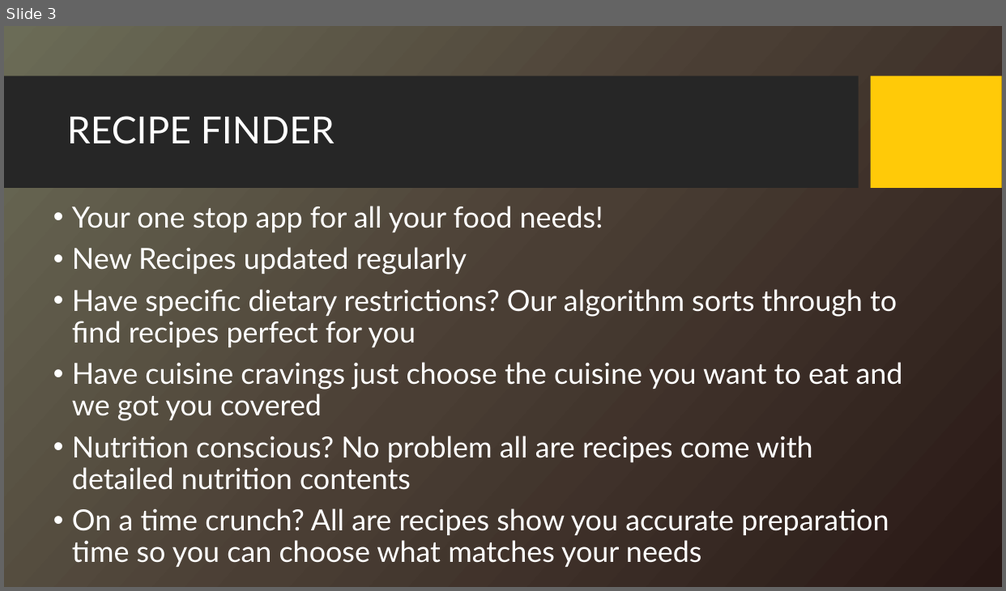
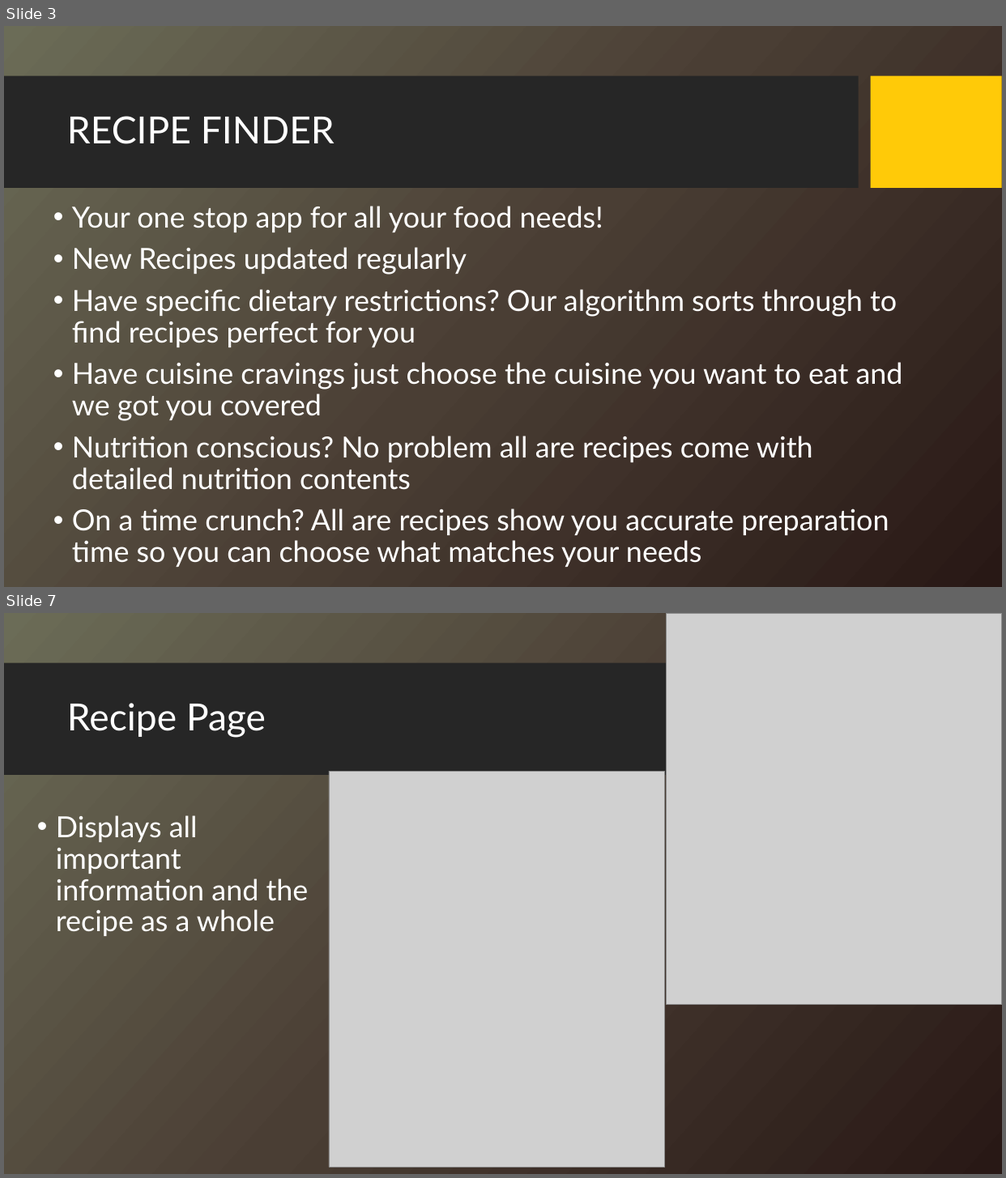
Before and after one commit to etaoin-shrdlu/HackHarvard22, a slide deck: Presentation.pptx. Shown one above the other, each under a label of ours: slide 3 before the commit, slides 3 and 7 after it; the slides between them are not shown. The pictures are 1006x591 and 1006x1178 pixels, drawn with LibreOffice and Linux fonts; fonts in the diff are those of the drawing; grey boxes stand for pictures; background and template pictures are left out. Boxes give left, top, right and bottom in pixels: in the first picture for what was removed or moved away, otherwise in the second. Text is boxed around its words. In the diff, an @@ line names an element or a change of style, - is before the commit and + after.

```diff
--- a/Presentation.pptx
+++ b/Presentation.pptx
@@ slide 7 added at (4, 613, 1002, 1174), background picture (left out); not listed: 2 template elements that a slide beside it also shows @@
@@ picture added at (667, 613, 1002, 1004) @@
@@ title added at (67, 703, 266, 738), 36 pt, text #FFFFFF @@
+Recipe Page
@@ picture added at (329, 771, 664, 1167) @@
@@ text added at (56, 815, 309, 936), 28 pt, text #FFFFFF @@
+• Displays all important information and the recipe as a whole
```
Also in this commit, not shown: 2 slides changed, 2 other slides added, 1 slide removed, 2 other files.
